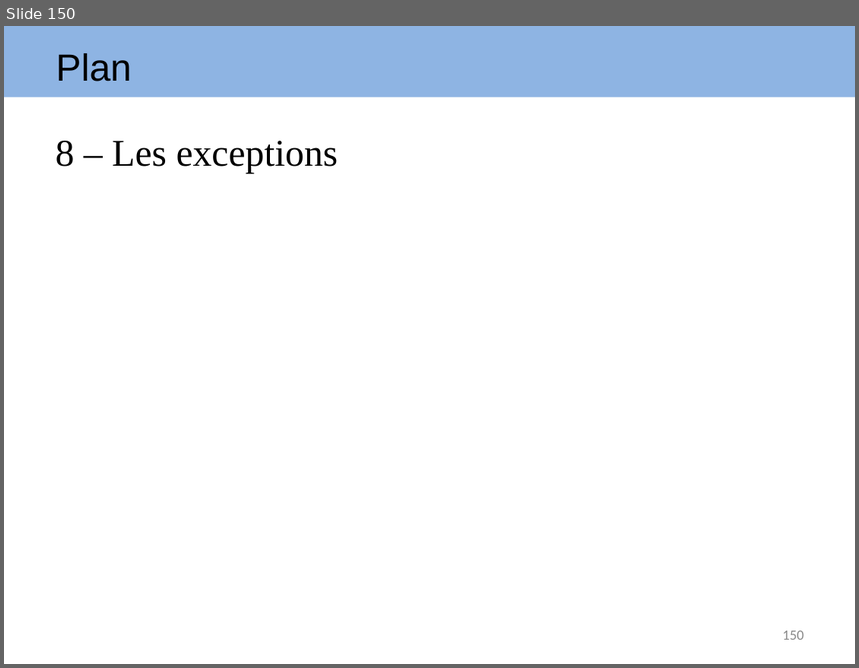
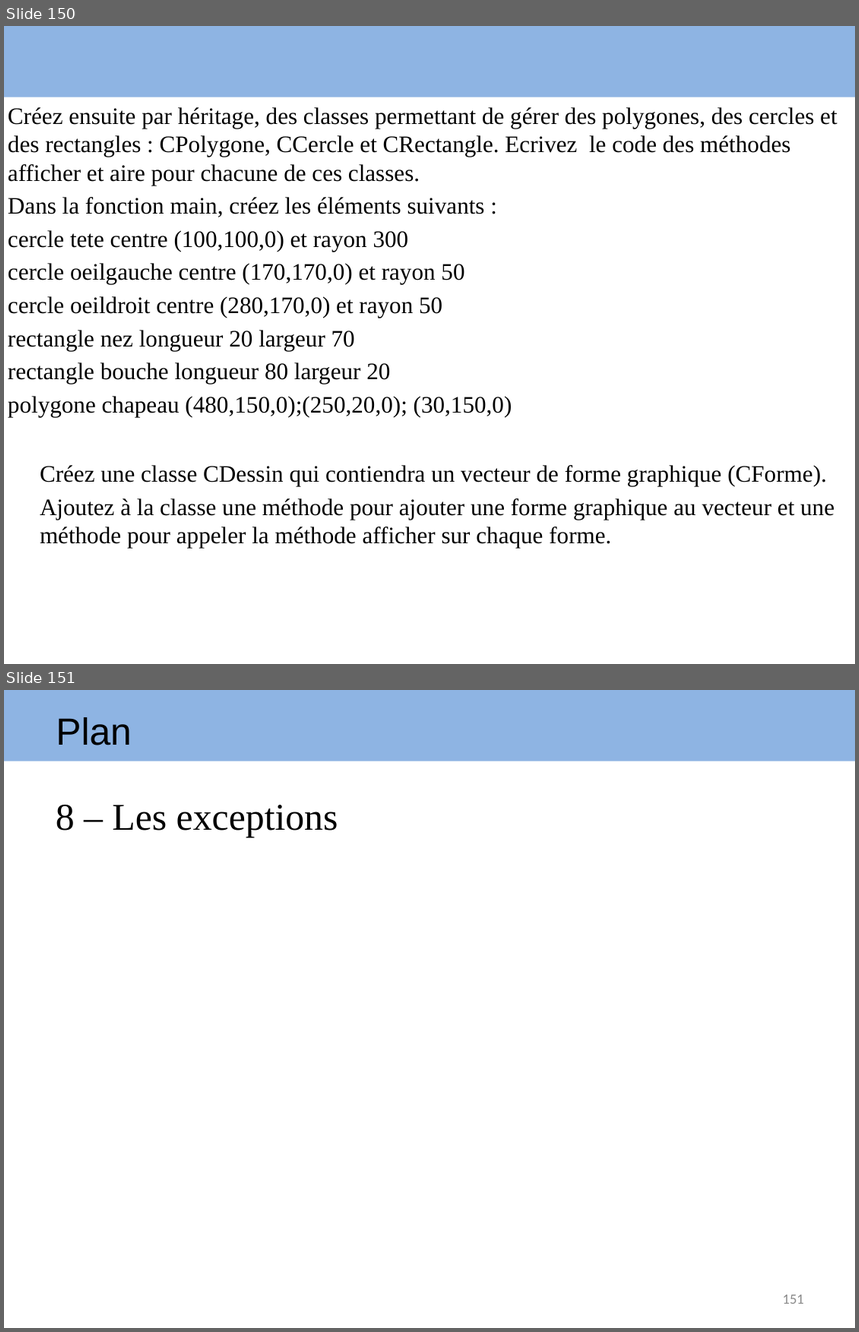
Before and after one commit to arnaudbirk/Formation-CPlusPlus, a slide deck: cours/Formation EVAFI C++.ppt. Shown one above the other, each under a label of ours: slide 150 before the commit, slides 150 and 151 after it. The pictures are 859x668 and 859x1332 pixels, drawn with LibreOffice and Linux fonts; fonts in the diff are those of the drawing. Boxes give left, top, right and bottom in pixels: in the first picture for what was removed or moved away, otherwise in the second. Text is boxed around its words. In the diff, an @@ line names an element or a change of style, - is before the commit and + after.

Commit message:
Ajout Exercice 13 et 14

```diff
--- a/cours/Formation EVAFI C++.ppt
+++ b/cours/Formation EVAFI C++.ppt
@@ slide 150 added at box(4, 26, 855, 664), background #FFFFFF; not listed: 1 template element that a slide beside it also shows @@
@@ text added at box(8, 107, 837, 548), 20 pt, text #000000 @@
+Créez ensuite par héritage, des classes permettant de gérer des polygones, des cercles et des rectangles : CPolygone, CCercle et CRectangle. Ecrivez le code des méthodes afficher et aire pour chacune de ces classes.
+Dans la fonction main, créez les éléments suivants :
+cercle tete centre (100,100,0) et rayon 300
+cercle oeilgauche centre (170,170,0) et rayon 50
+cercle oeildroit centre (280,170,0) et rayon 50
+rectangle nez longueur 20 largeur 70
+rectangle bouche longueur 80 largeur 20
+polygone chapeau (480,150,0);(250,20,0); (30,150,0)
+Créez une classe CDessin qui contiendra un vecteur de forme graphique (CForme).
+Ajoutez à la classe une méthode pour ajouter une forme graphique au vecteur et une méthode pour appeler la méthode afficher sur chaque forme.
@@ what was slide 150 is now slide 151 @@
@@ page number at box(783, 1295, 804, 1304): text changed @@
-150
+151
```
Also in this commit, not shown: 40 slides changed, 1 other slide added, 1 slide removed, 14 other files.
